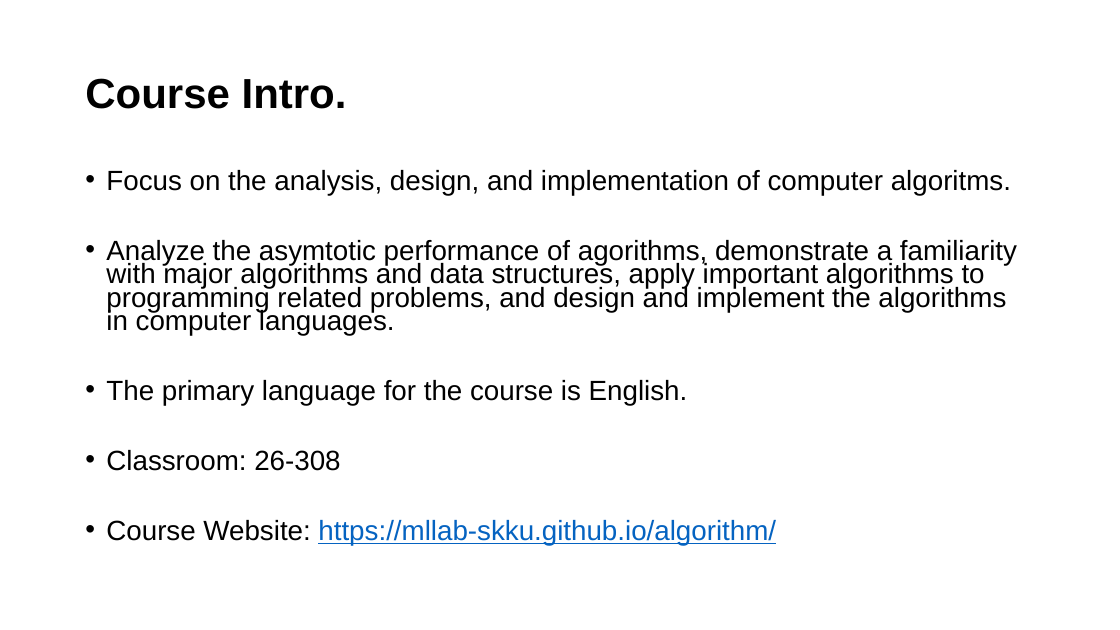
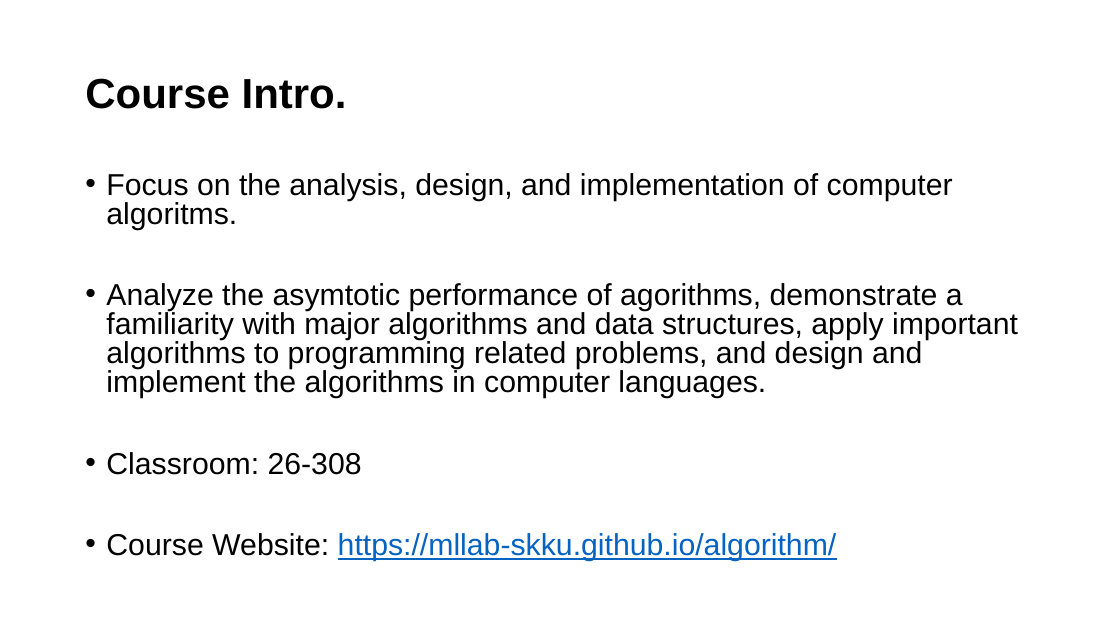
Before and after one commit to mlailab-skku/mlailab-skku.github.io, a slide deck: slide 2 of files/Introduction.pptm. Drawn at 1120x630 pixels with LibreOffice and Linux fonts; fonts in the diff are those of the drawing. Boxes give left, top, right and bottom in pixels: in the first picture for what was removed or moved away, otherwise in the second. Text is boxed around its words. In the diff, an @@ line names an element or a change of style, - is before the commit and + after.

```diff
--- a/files/Introduction.pptm
+++ b/files/Introduction.pptm
@@ text "Focus on the analysis, design, ..." at (106, 173, 1018, 561): size 23.8 to 25.9 pt; line spacing 0.7 to 0.8 @@
@@ text at (106, 380, 688, 405): paragraph removed @@
-• The primary language for the course is English.
```
Also in this commit, not shown: 3 other files.
